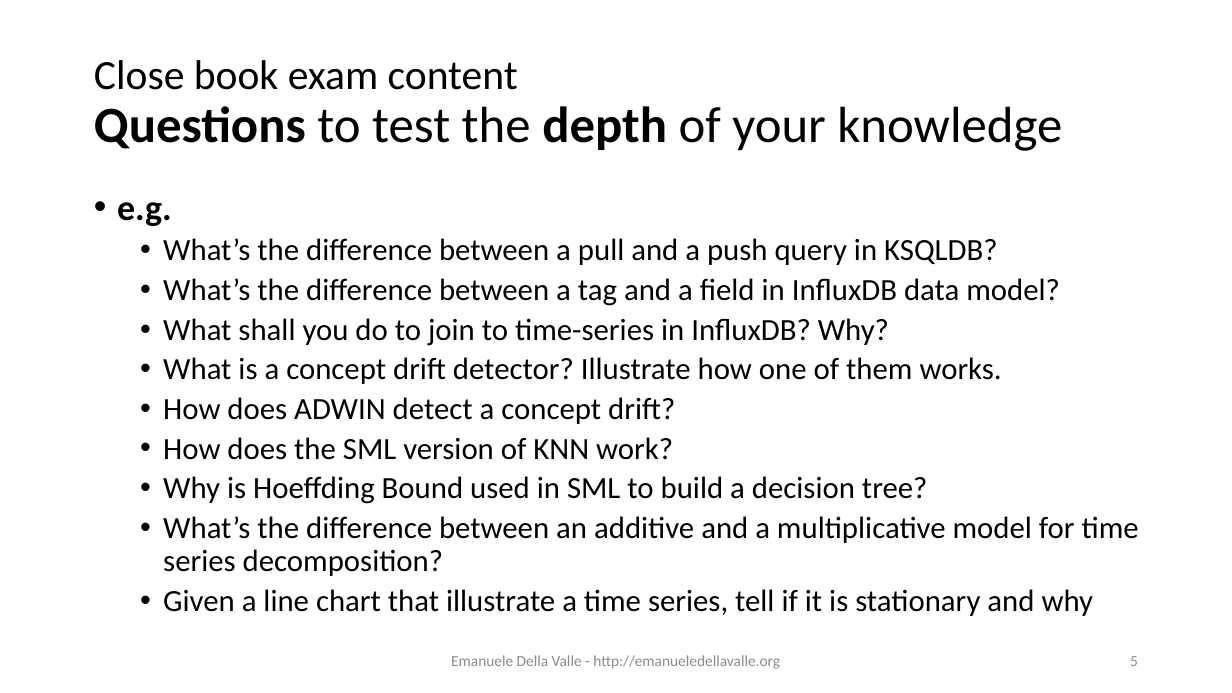
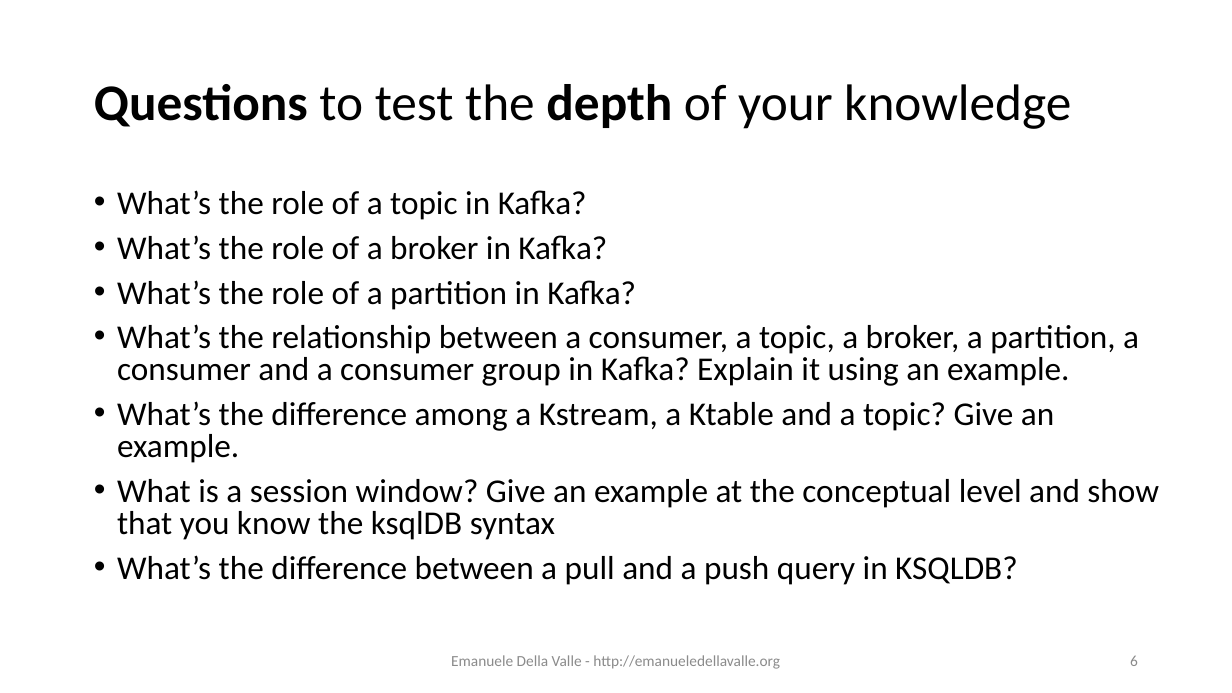
Before and after one commit to eugeniovaretti/streaming-data-analytics, a slide deck: slide 6 of lectures/07_SDE_exam-preview/07_Streaming-Data-Engineering_exam-preview.pptx (slide 5 before the commit). Drawn at 1232x693 pixels with LibreOffice and Linux fonts; fonts in the diff are those of the drawing. Boxes give left, top, right and bottom in pixels: in the first picture for what was removed or moved away, otherwise in the second. Text is boxed around its words. In the diff, an @@ line names an element or a change of style, - is before the commit and + after.

```diff
--- a/lectures/07_SDE_exam-preview/07_Streaming-Data-Engineering_exam-preview.pptx
+++ b/lectures/07_SDE_exam-preview/07_Streaming-Data-Engineering_exam-preview.pptx
@@ title at box(94, 84, 1071, 129): text changed; size 39.6 to 40 pt @@
-Close book exam content
-Questions to test the depth of your knowledge
+Questions to test the depth of your knowledge
@@ text at box(117, 190, 1159, 540): text changed; size 28 to 25.9 pt; bold off @@
-• e.g.
+• What’s the role of a topic in Kafka?
+• What’s the role of a broker in Kafka?
+• What’s the role of a partition in Kafka?
+• What’s the relationship between a consumer, a topic, a broker, a partition, a consumer and a consumer group in Kafka? Explain it using an example.
+• What’s the difference among a Kstream, a Ktable and a topic? Give an example.
+• What is a session window? Give an example at the conceptual level and show that you know the ksqlDB syntax
@@ text at box(163, 278, 1139, 616): paragraphs removed @@
-  • What’s the difference between a tag and a field in InfluxDB data model?
-  • What shall you do to join to time-series in InfluxDB? Why?
-  • What is a concept drift detector? Illustrate how one of them works.
-  • How does ADWIN detect a concept drift?
-  • How does the SML version of KNN work?
-  • Why is Hoeffding Bound used in SML to build a decision tree?
-  • What’s the difference between an additive and a multiplicative model for time series decomposition?
-  • Given a line chart that illustrate a time series, tell if it is stationary and why
@@ text at box(117, 555, 1017, 585): size 24 to 25.9 pt in "What’s the difference between a pull and ..."; list level 2 to 1 in "What’s the difference between a ..."; line spacing 0.9 to 0.8 @@
@@ page number at box(1130, 655, 1138, 666): text changed @@
-5
+6
```
Also in this commit, not shown: 7 other slides changed, 1 slide removed, 1 other file.
